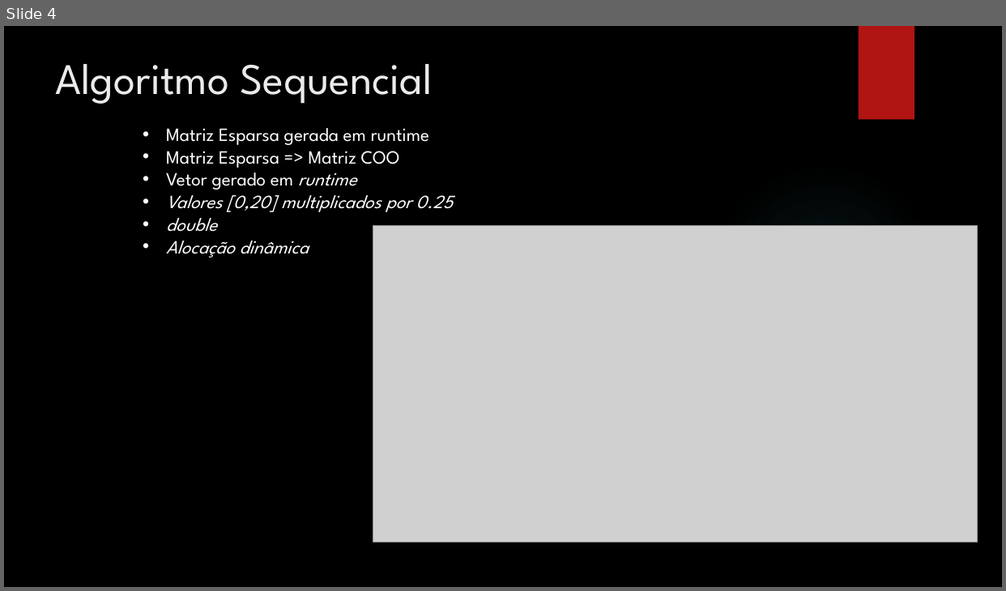
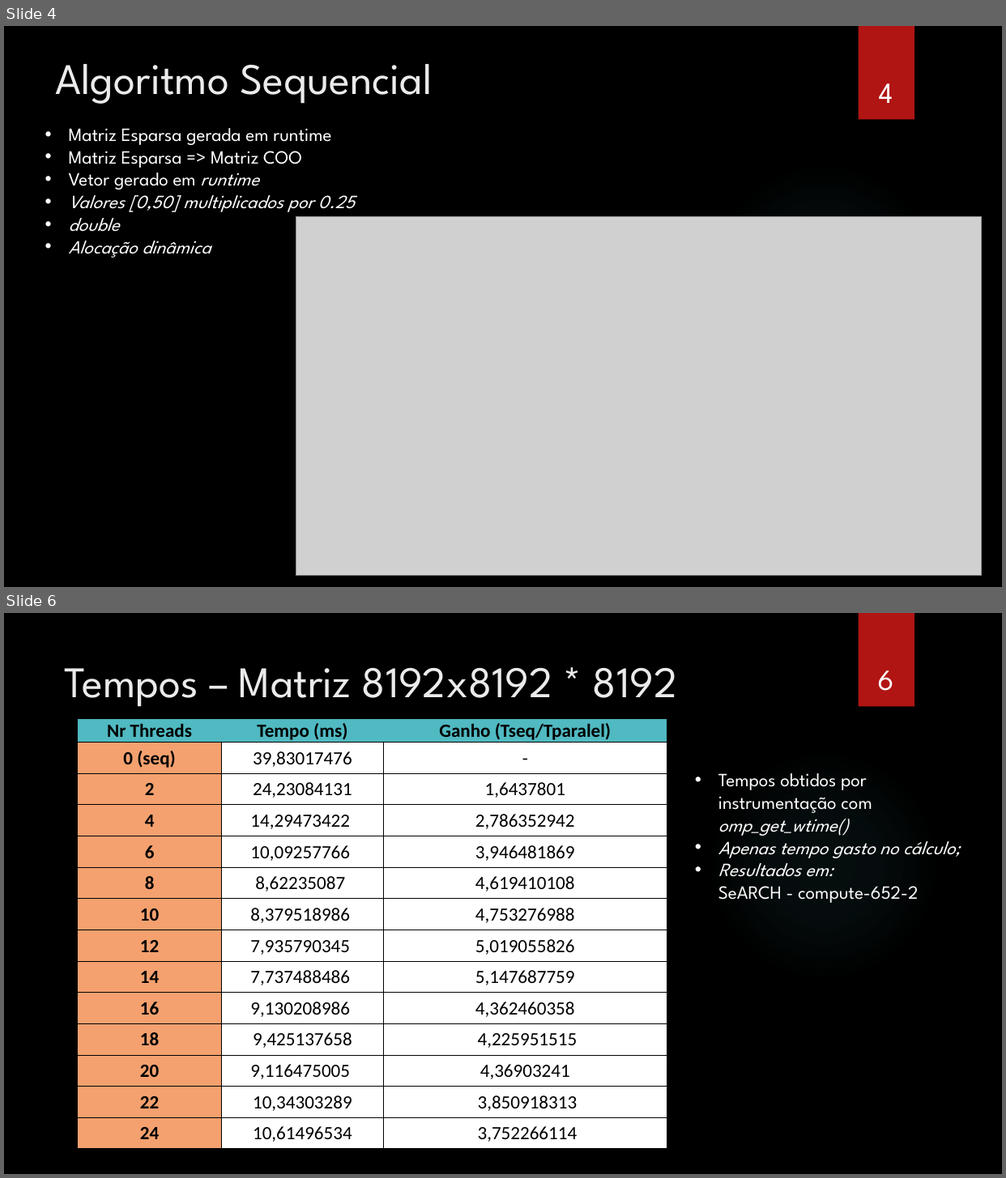
Before and after one commit to CarlosDiogo01/Parallel-Computing-Paradigms, a slide deck: PCP_-_#3_MPI_OpenMP_HybridSolution_Sparse_Matrix/ApresentacaoTrabalhos.pptx. Shown one above the other, each under a label of ours: slide 4 before the commit, slides 4 and 6 after it; the slides between them are not shown. The pictures are 1006x591 and 1006x1178 pixels, drawn with LibreOffice and Linux fonts; fonts in the diff are those of the drawing; grey boxes stand for pictures; background and template pictures are left out. Boxes give left, top, right and bottom in pixels: in the first picture for what was removed or moved away, otherwise in the second. Text is boxed around its words. In the diff, an @@ line names an element or a change of style, - is before the commit and + after.

```diff
--- a/PCP_-_#3_MPI_OpenMP_HybridSolution_Sparse_Matrix/ApresentacaoTrabalhos.pptx
+++ b/PCP_-_#3_MPI_OpenMP_HybridSolution_Sparse_Matrix/ApresentacaoTrabalhos.pptx
@@ slide 6 added at (x1=4, y1=613, x2=1002, y2=1174), background picture (left out); not listed: 2 template elements that a slide beside it also shows @@
@@ title added at (x1=65, y1=667, x2=677, y2=707), 42 pt, text #EBEBEB @@
+Tempos – Matriz 8192x8192 * 8192
@@ page number added at (x1=878, y1=671, x2=894, y2=691), 28 pt, text #FFFFFF @@
+6
@@ table added at (x1=78, y1=718, x2=667, y2=1149), 14 rows, 3 columns @@
+Nr Threads | Tempo (ms) | Ganho (Tseq/Tparalel)
+0 (seq) | 39,83017476 | -
+2 | 24,23084131 | 1,6437801
+4 | 14,29473422 | 2,786352942
+6 | 10,09257766 | 3,946481869
+8 | 8,62235087 | 4,619410108
+10 | 8,379518986 | 4,753276988
+12 | 7,935790345 | 5,019055826
+14 | 7,737488486 | 5,147687759
+16 | 9,130208986 | 4,362460358
+18 | 9,425137658 | 4,225951515
+20 | 9,116475005 | 4,36903241
+22 | 10,34303289 | 3,850918313
+24 | 10,61496534 | 3,752266114
@@ text added at (x1=718, y1=773, x2=960, y2=903), 18 pt, text #FFFFFF, italic @@
+• Tempos obtidos por instrumentação com omp_get_wtime()
+• Apenas tempo gasto no cálculo;
+• Resultados em:
+  SeARCH - compute-652-2
@@ slide 4 changed as well @@
@@ page number added at (x1=879, y1=84, x2=893, y2=103), 28 pt, text #FFFFFF @@
+4
@@ text "Matriz Esparsa gerada em runtime" moved from (x1=166, y1=128, x2=453, y2=258) to (x1=69, y1=128, x2=355, y2=258) @@
@@ text at (x1=69, y1=188, x2=355, y2=212): text changed @@
-• Valores [0,20] multiplicados por 0.25
+• Valores [0,50] multiplicados por 0.25
@@ picture resized from (x1=373, y1=226, x2=978, y2=543) to (x1=296, y1=217, x2=982, y2=575) @@
```
Also in this commit, not shown: 4 other slides changed, 15 other slides added, 5 slides removed, 7 other files.
